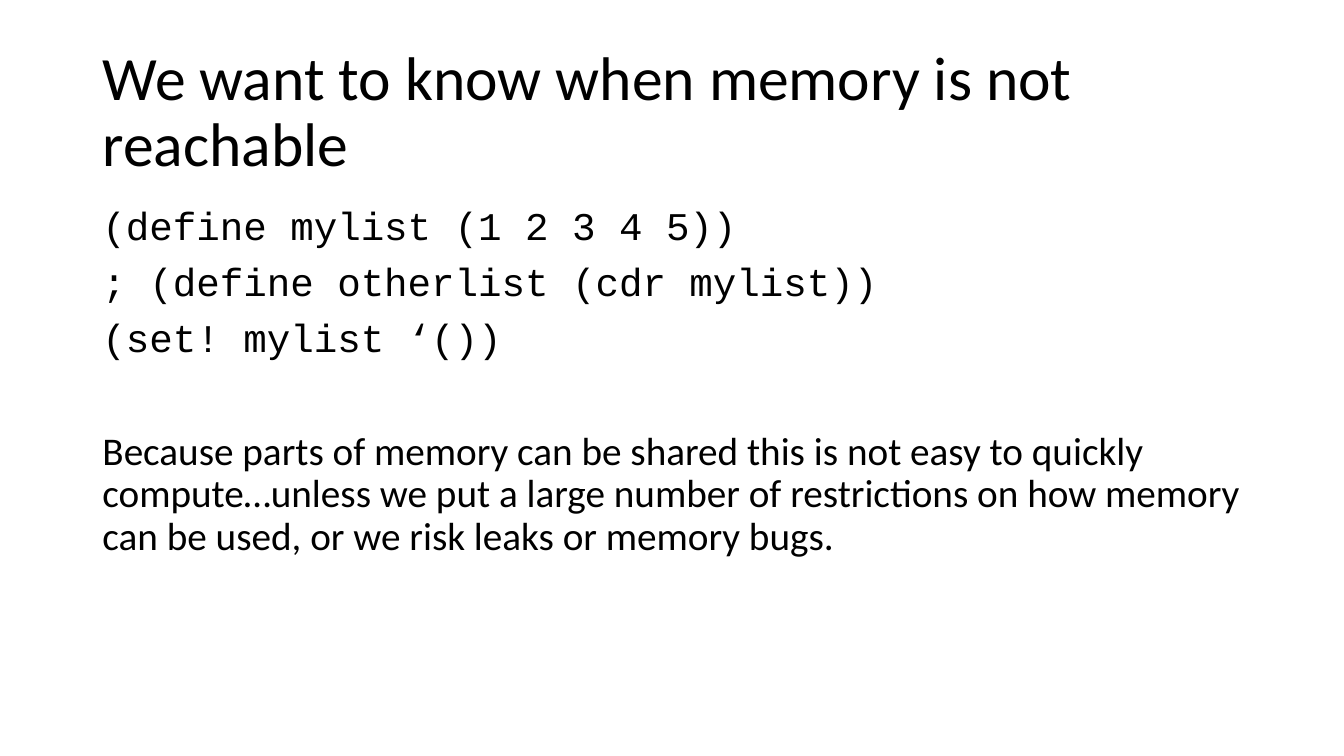
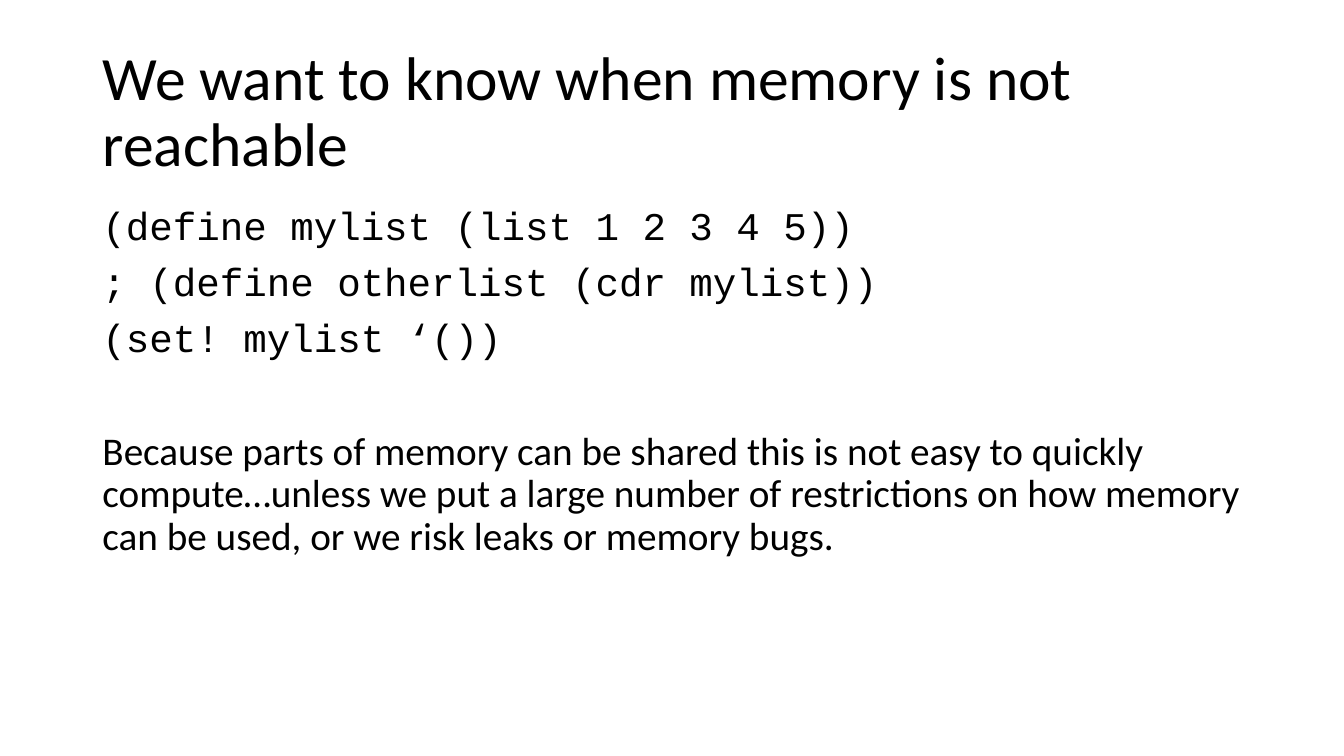
Before and after one commit to RHIT-CSSE/csse304, a slide deck: slide 3 of ClassMaterials/GarbageCollecton1/GarbageCollection.pptx. Drawn at 1344x756 pixels with LibreOffice and Linux fonts; fonts in the diff are those of the drawing. Boxes give left, top, right and bottom in pixels: in the first picture for what was removed or moved away, otherwise in the second. Text is boxed around its words. In the diff, an @@ line names an element or a change of style, - is before the commit and + after.

```diff
--- a/ClassMaterials/GarbageCollecton1/GarbageCollection.pptx
+++ b/ClassMaterials/GarbageCollecton1/GarbageCollection.pptx
@@ text at (102, 212, 853, 248): text changed @@
-(define mylist (1 2 3 4 5))
+(define mylist (list 1 2 3 4 5))
```
Also in this commit, not shown: 1 other file.
